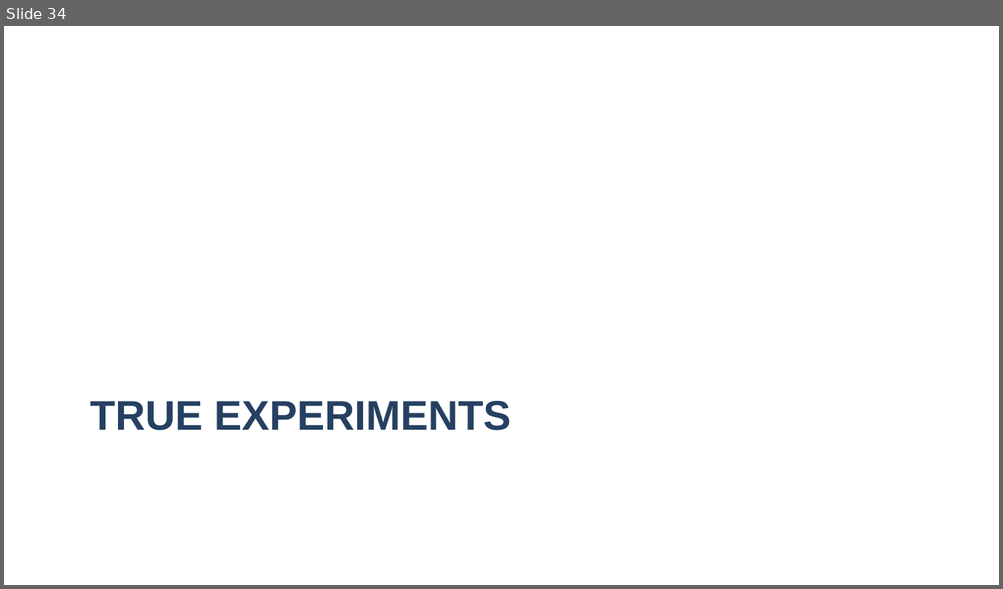
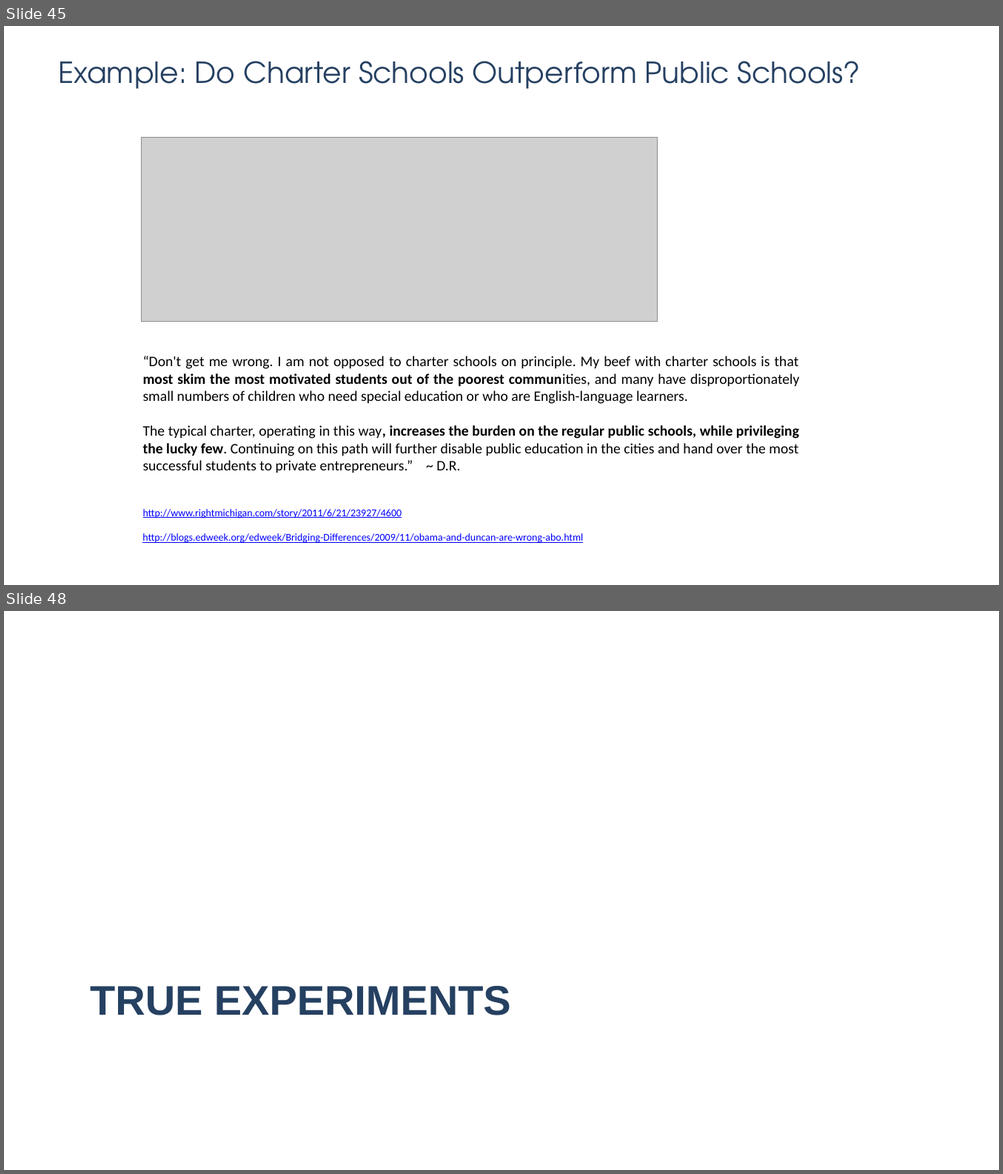
Before and after one commit to DS4PS/cpp-524-spr-2020, a slide deck: lectures/p-01-intro-to-counterfactuals.pptx. Shown one above the other, each under a label of ours: slide 34 before the commit, slides 45 and 48 after it; the slides between them are not shown. The pictures are 1003x589 and 1003x1174 pixels, drawn with LibreOffice and Linux fonts; fonts in the diff are those of the drawing; grey boxes stand for pictures. Boxes give left, top, right and bottom in pixels: in the first picture for what was removed or moved away, otherwise in the second. Text is boxed around its words. In the diff, an @@ line names an element or a change of style, - is before the commit and + after.

```diff
--- a/lectures/p-01-intro-to-counterfactuals.pptx
+++ b/lectures/p-01-intro-to-counterfactuals.pptx
@@ slide 45 added at [4,26,999,585], background #FFFFFF @@
@@ text added at [58,61,860,89], 28 pt, text #254061 @@
+Example: Do Charter Schools Outperform Public Schools?
@@ picture added at [142,137,657,321] @@
@@ text added at [143,356,799,473], 14 pt, text #000000 @@
+“Don't get me wrong. I am not opposed to charter schools on principle. My beef with charter schools is that most skim the most motivated students out of the poorest communities, and many have disproportionately small numbers of children who need special education or who are English-language learners.
+The typical charter, operating in this way, increases the burden on the regular public schools, while privileging the lucky few. Continuing on this path will further disable public education in the cities and hand over the most successful students to private entrepreneurs.” ~ D.R.
@@ text added at [143,509,402,519], 10 pt, text #0000FF, underline @@
+http://www.rightmichigan.com/story/2011/6/21/23927/4600
@@ text added at [142,534,583,543], 10 pt, text #0000FF, underline @@
+http://blogs.edweek.org/edweek/Bridging-Differences/2009/11/obama-and-duncan-are-wrong-abo.html
@@ what was slide 34 is now slide 48 @@
```
Also in this commit, not shown: 2 slides changed, 13 other slides added, 6 other files.
